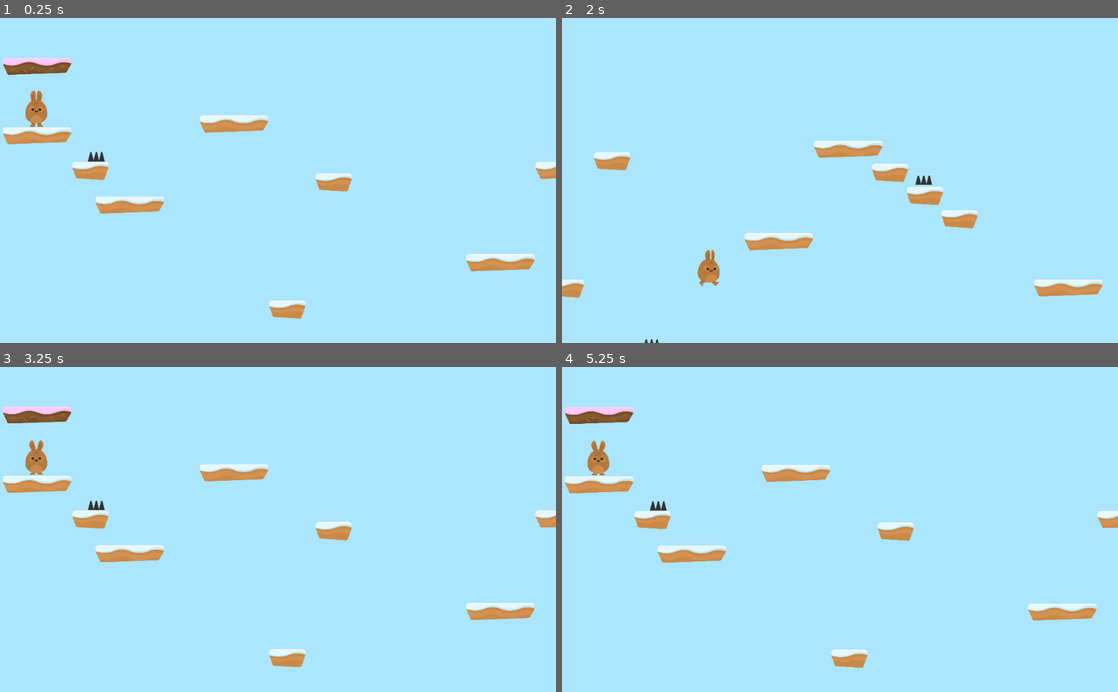
Above: before the commit, frames 1-4 (two rows, left to right).
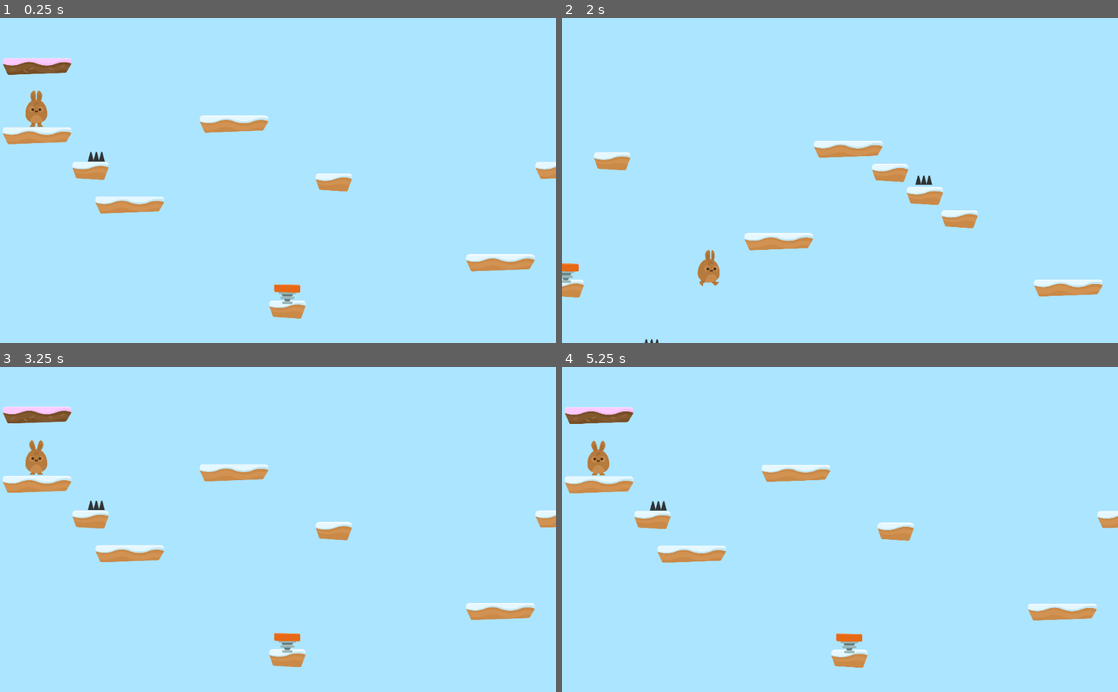
Above: after the commit, the same moments.

Repository: flypadre/Hoppy-Days
Game: Godot game, scene res://Levels/Level1.tscn
Two runs of this game, one before a commit and one after it. Both use one fixed random seed, a clock stepped at 60 frames per second and the inputs below.
Inputs (mouse positions are in pixels of both pictures, inside the frame that each line leads up to):
- Up to frame 1 (0.25 s): no input
- Up to frame 2 (2 s): hold W (jump) 0.53-1.28 s; hold D (right) from 0.53 s (still down); tap W (jump) at 1.35, 1.52, 1.82 s
- Up to frame 3 (3.25 s): release D (right) at 2.03 s; hold A (left) 2.03-2.75 s; hold W (jump) 2.03-2.75 s; click (189, 575) at 2.75 s
- Up to frame 4 (5.25 s): hold D (right) 3.53-5 s; tap W (jump) at 3.6, 3.77, 4.07 s; hold W (jump) 4.28-5 s; click (751, 575) at 5 s

The runs differ from the first frame. In frame 1, 0.2% of the frame differs, in the area x 49-54%, y 81-89%; in frame 2, 0.1%; in frame 3, 0.2%; in frame 4, 0.2%.

Commit message:
Added audio files to movement and game music. Also, created jumpads and scripted the physics for them.

Diff:
--- /dev/null
+++ b/Items/JumpPad.gd
@@ -0,0 +1,7 @@
+extends Area2D
+
+
+
+func _on_JumpPad_body_entered(body):
+	$AnimationPlayer.play("boost")
+	body.boost()
--- /dev/null
+++ b/Items/JumpPad.tscn
@@ -0,0 +1,54 @@
+[gd_scene load_steps=8 format=2]
+
+[ext_resource path="res://Items/JumpPad.gd" type="Script" id=1]
+[ext_resource path="res://GFX/Items/spring.png" type="Texture" id=2]
+[ext_resource path="res://GFX/Items/spring_in.png" type="Texture" id=3]
+[ext_resource path="res://GFX/Items/spring_out.png" type="Texture" id=4]
+
+[sub_resource type="SpriteFrames" id=1]
+animations = [ {
+"frames": [ ExtResource( 2 ), ExtResource( 3 ) ],
+"loop": true,
+"name": "default",
+"speed": 1.5
+}, {
+"frames": [ ExtResource( 3 ), ExtResource( 4 ) ],
+"loop": false,
+"name": "boost",
+"speed": 5.0
+} ]
+
+[sub_resource type="RectangleShape2D" id=2]
+extents = Vector2( 72.1497, 39.48 )
+
+[sub_resource type="Animation" id=3]
+resource_name = "boost"
+tracks/0/type = "value"
+tracks/0/path = NodePath("AnimatedSprite:animation")
+tracks/0/interp = 1
+tracks/0/loop_wrap = true
+tracks/0/imported = false
+tracks/0/enabled = true
+tracks/0/keys = {
+"times": PoolRealArray( 0, 0.4, 1 ),
+"transitions": PoolRealArray( 1, 1, 1 ),
+"update": 1,
+"values": [ "boost", "boost", "default" ]
+}
+
+[node name="JumpPad" type="Area2D"]
+collision_layer = 8
+script = ExtResource( 1 )
+
+[node name="AnimatedSprite" type="AnimatedSprite" parent="."]
+frames = SubResource( 1 )
+animation = "boost"
+frame = 1
+playing = true
+
+[node name="CollisionShape2D" type="CollisionShape2D" parent="."]
+shape = SubResource( 2 )
+
+[node name="AnimationPlayer" type="AnimationPlayer" parent="."]
+anims/boost = SubResource( 3 )
+[connection signal="body_entered" from="." to="." method="_on_JumpPad_body_entered"]
--- a/Levels/Level1.tscn
+++ b/Levels/Level1.tscn
@@ -1,8 +1,10 @@
-[gd_scene load_steps=4 format=2]
+[gd_scene load_steps=6 format=2]
 
 [ext_resource path="res://Player/Player.tscn" type="PackedScene" id=1]
 [ext_resource path="res://Levels/Tileset.tres" type="TileSet" id=2]
 [ext_resource path="res://Hazards/SpikeTop.tscn" type="PackedScene" id=3]
+[ext_resource path="res://Items/JumpPad.tscn" type="PackedScene" id=4]
+[ext_resource path="res://SFX/Chiptune_Adventures_1.ogg" type="AudioStream" id=5]
 
 [node name="Level1" type="Node2D"]
 
@@ -16,6 +18,7 @@
 tile_data = PoolIntArray( 0, 0, 0, 327697, 6, 0, 393216, 6, 0, 589830, 7, 0, 589870, 6, 0, 655387, 7, 0, 720947, 7, 0, 786440, 6, 0, 852022, 7, 0, 983097, 7, 0, 1114152, 6, 0, 1376279, 7, 0, 1376321, 6, 0, 1769484, 6, 0, 1769503, 6, 0 )
 
 [node name="Hazards" type="Node" parent="."]
+editor/display_folded = true
 
 [node name="SpikeTop" parent="Hazards" instance=ExtResource( 3 )]
 position = Vector2( 517.255, 547.402 )
@@ -28,3 +31,12 @@
 
 [node name="SpikeTop4" parent="Hazards" instance=ExtResource( 3 )]
 position = Vector2( 3551.19, 794.21 )
+
+[node name="JumpPads" type="Node" parent="."]
+
+[node name="JumpPad" parent="JumpPads" instance=ExtResource( 4 )]
+position = Vector2( 1571.08, 1308.94 )
+
+[node name="AudioStreamPlayer" type="AudioStreamPlayer" parent="."]
+stream = ExtResource( 5 )
+autoplay = true
--- a/Player/Player.gd
+++ b/Player/Player.gd
@@ -5,6 +5,8 @@
 const JUMP_SPEED = 5000
 const UP = Vector2(0, -1)
 const WORLD_LIMIT = 3000
+const BOOST_MULTIPLIER = 1.5
+
 
 var motion = Vector2(0,0)
 var lives = 3
@@ -22,7 +24,7 @@
 func apply_gravity():
 	if position.y > WORLD_LIMIT:
 		end_game()
-	if is_on_floor():
+	if is_on_floor() and motion.y > 0:
 		motion.y = 0
 	elif is_on_ceiling():
 		motion.y = 1
@@ -32,6 +34,7 @@
 func jump():
 	if Input.is_action_pressed("jump") and is_on_floor():
 		motion.y -= JUMP_SPEED
+		$JumpSFX.play()
 
 func move():
 	if (Input.is_action_pressed("left") and Input.is_action_pressed("right")):
@@ -53,8 +56,14 @@
 func hurt():
 	motion.y -= 1
 	yield(get_tree(), "idle_frame")
-	motion.y -= JUMP_SPEED
+	motion.y = -JUMP_SPEED
 	lives -= 1
+	$HurtSFX.play()
 	#print(String(lives))
 	if lives < 0:
 		end_game()
+
+func boost():
+	motion.y -= 1
+	yield(get_tree(), "idle_frame")
+	motion.y = -JUMP_SPEED * BOOST_MULTIPLIER
--- a/Player/Player.tscn
+++ b/Player/Player.tscn
@@ -6,6 +6,8 @@
 [ext_resource path="res://GFX/Background/bg_layer2.png" type="Texture" id=4]
 [ext_resource path="res://GFX/Background/bg_layer3.png" type="Texture" id=5]
 [ext_resource path="res://GFX/Background/bg_layer4.png" type="Texture" id=6]
+[ext_resource path="res://SFX/jump1.ogg" type="AudioStream" id=7]
+[ext_resource path="res://SFX/pain.ogg" type="AudioStream" id=8]
 
 [sub_resource type="CapsuleShape2D" id=1]
 radius = 60.7477
@@ -13,7 +15,7 @@
 
 [node name="Player" type="KinematicBody2D"]
 position = Vector2( 518.033, 306.503 )
-collision_mask = 6
+collision_mask = 14
 script = ExtResource( 1 )
 __meta__ = {
 "_edit_group_": true
@@ -26,6 +28,7 @@
 [node name="PlayerAnimation" parent="." instance=ExtResource( 2 )]
 
 [node name="Camera2D" type="Camera2D" parent="."]
+editor/display_folded = true
 position = Vector2( 1000, 400 )
 current = true
 zoom = Vector2( 3, 3 )
@@ -70,4 +73,10 @@
 margin_right = 40.0
 margin_bottom = 40.0
 texture = ExtResource( 6 )
+
+[node name="JumpSFX" type="AudioStreamPlayer" parent="."]
+stream = ExtResource( 7 )
+
+[node name="HurtSFX" type="AudioStreamPlayer" parent="."]
+stream = ExtResource( 8 )
 [connection signal="animate" from="." to="PlayerAnimation" method="_on_Player_animate"]
--- a/project.godot
+++ b/project.godot
@@ -43,6 +43,7 @@
 2d_physics/layer_1="Player"
 2d_physics/layer_2="Terrain"
 2d_physics/layer_3="Hazards"
+2d_physics/layer_4="Items"
 
 [rendering]
 
Not shown: 1 places in Player/Player.tscn that only renumber resources
Not shown, changed: SFX/jump1.ogg.import
Not shown, changed: SFX/pain.ogg.import
